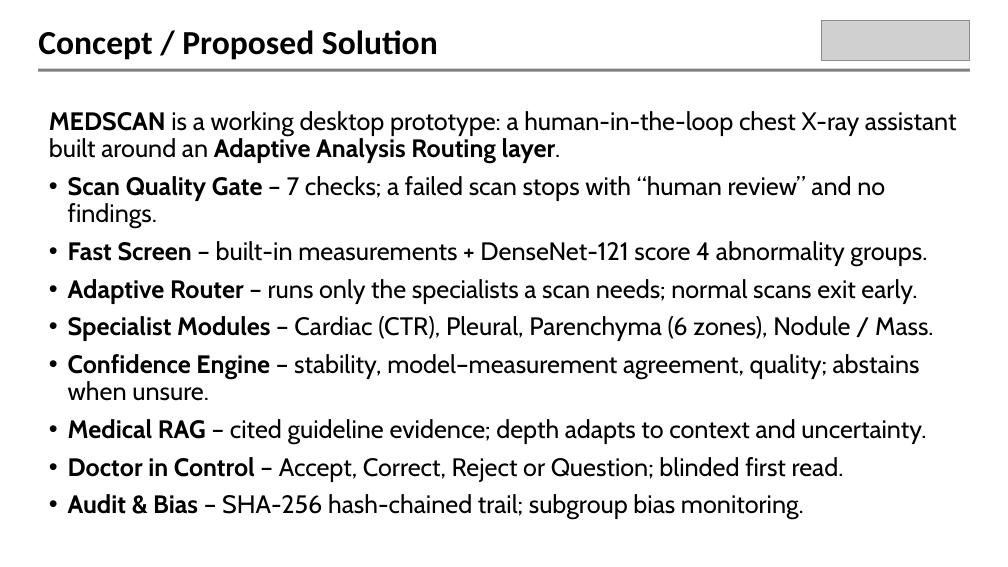
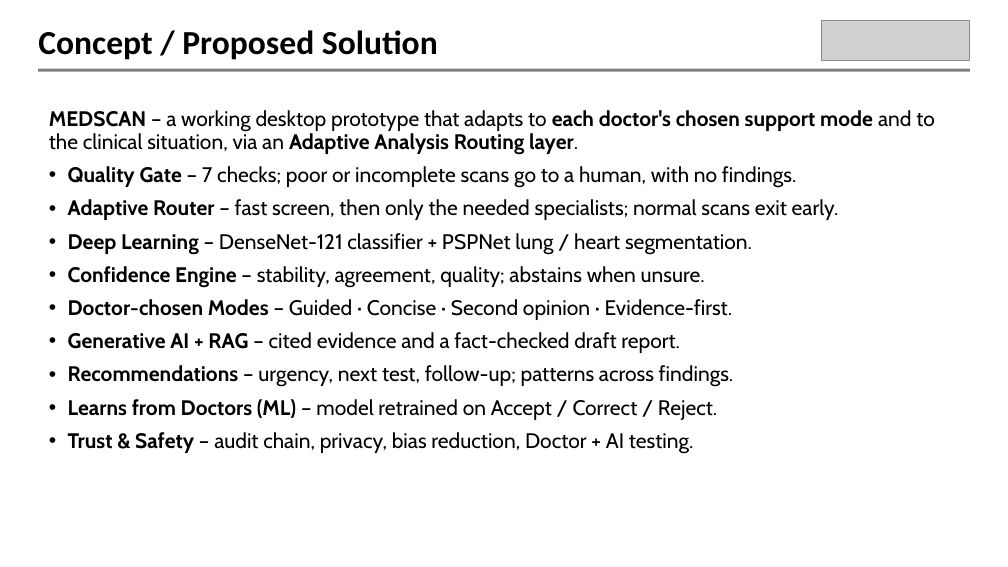
Before and after one commit to tedo001/med-scan, a slide deck: slide 3 of presentation/MEDSCAN_TECHgium_MedTech.pptx. Drawn at 1008x567 pixels with LibreOffice and Linux fonts; fonts in the diff are those of the drawing; grey boxes stand for pictures; background and template pictures are left out. Boxes give left, top, right and bottom in pixels: in the first picture for what was removed or moved away, otherwise in the second. Text is boxed around its words. In the diff, an @@ line names an element or a change of style, - is before the commit and + after.

```diff
--- a/presentation/MEDSCAN_TECHgium_MedTech.pptx
+++ b/presentation/MEDSCAN_TECHgium_MedTech.pptx
@@ text at (49,110,935,454): text changed; size 24 to 20 pt @@
-MEDSCAN is a working desktop prototype: a human-in-the-loop chest X-ray assistant built around an Adaptive Analysis Routing layer.
-• Scan Quality Gate – 7 checks; a failed scan stops with “human review” and no findings.
-• Fast Screen – built-in measurements + DenseNet-121 score 4 abnormality groups.
-• Adaptive Router – runs only the specialists a scan needs; normal scans exit early.
-• Specialist Modules – Cardiac (CTR), Pleural, Parenchyma (6 zones), Nodule / Mass.
-• Confidence Engine – stability, model–measurement agreement, quality; abstains when unsure.
-• Medical RAG – cited guideline evidence; depth adapts to context and uncertainty.
-• Doctor in Control – Accept, Correct, Reject or Question; blinded first read.
-• Audit & Bias – SHA-256 hash-chained trail; subgroup bias monitoring.
+MEDSCAN – a working desktop prototype that adapts to each doctor's chosen support mode and to the clinical situation, via an Adaptive Analysis Routing layer.
+• Quality Gate – 7 checks; poor or incomplete scans go to a human, with no findings.
+• Adaptive Router – fast screen, then only the needed specialists; normal scans exit early.
+• Deep Learning – DenseNet-121 classifier + PSPNet lung / heart segmentation.
+• Confidence Engine – stability, agreement, quality; abstains when unsure.
+• Doctor-chosen Modes – Guided · Concise · Second opinion · Evidence-first.
+• Generative AI + RAG – cited evidence and a fact-checked draft report.
+• Recommendations – urgency, next test, follow-up; patterns across findings.
+• Learns from Doctors (ML) – model retrained on Accept / Correct / Reject.
+• Trust & Safety – audit chain, privacy, bias reduction, Doctor + AI testing.
```
Also in this commit, not shown: 4 other slides changed, 2 slides added, 45 other files.
